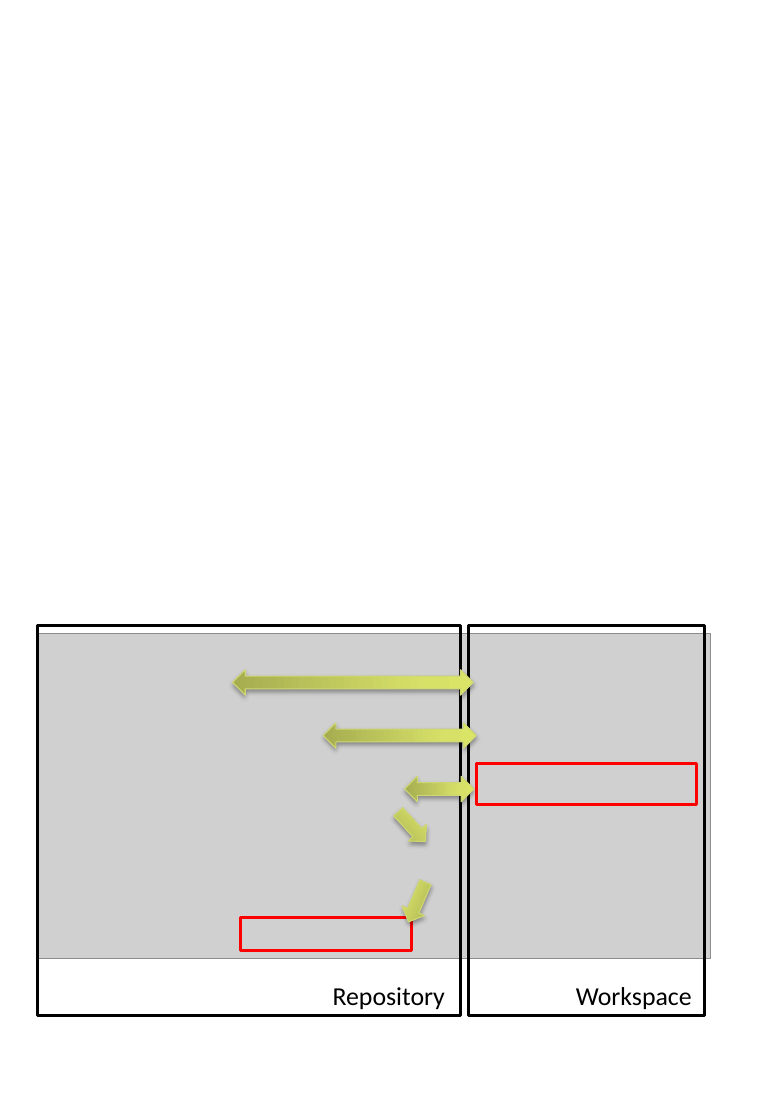
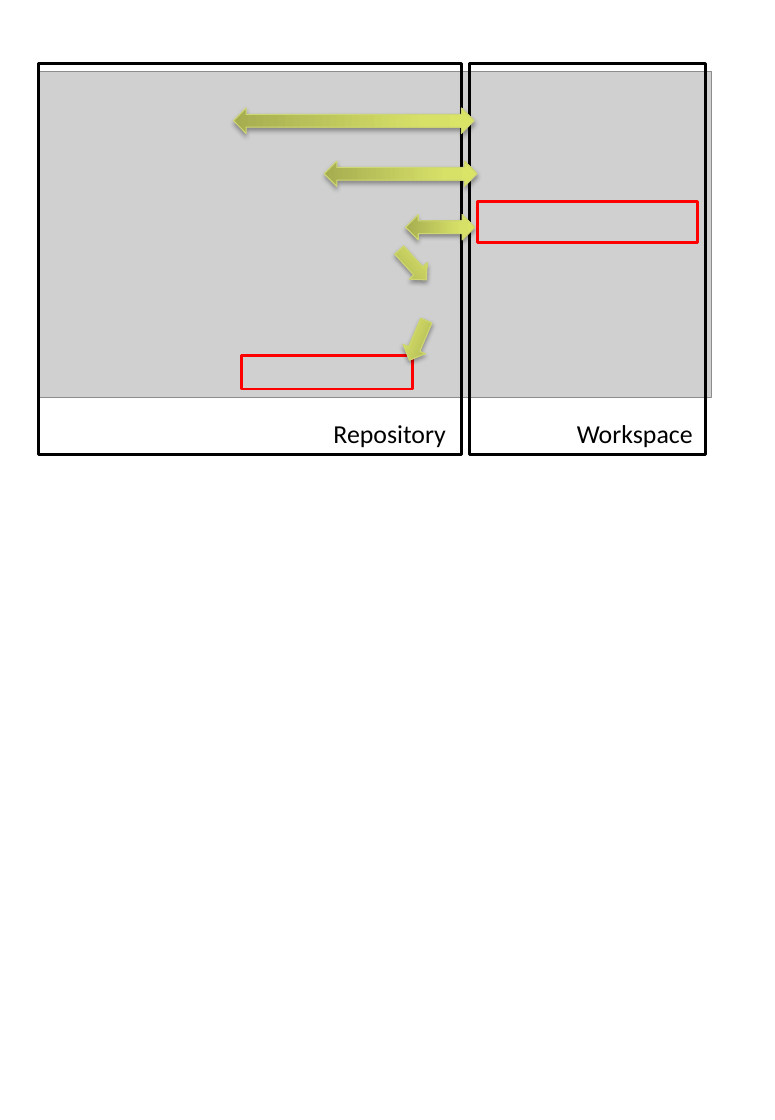
Before and after one commit to donat/incquery-deps, a slide deck: slide 9 of incquery-deps-thesis/visio-diagrams/diagram-source.pptx. Drawn at 775x1120 pixels with LibreOffice and Linux fonts; fonts in the diff are those of the drawing; grey boxes stand for pictures. Boxes give left, top, right and bottom in pixels: in the first picture for what was removed or moved away, otherwise in the second. Text is boxed around its words. In the diff, an @@ line names an element or a change of style, - is before the commit and + after.

```diff
--- a/incquery-deps-thesis/visio-diagrams/diagram-source.pptx
+++ b/incquery-deps-thesis/visio-diagrams/diagram-source.pptx
@@ up down arrow moved from (x1=232, y1=670, x2=473, y2=695) to (x1=234, y1=107, x2=474, y2=133) @@
@@ 3 rectangles, 2 texts, 2 up down arrows, 2 right arrows, 1 picture moved together from (x1=37, y1=625, x2=711, y2=1016) to (x1=38, y1=63, x2=712, y2=454) @@
@@ rectangle moved from (x1=241, y1=918, x2=412, y2=951) to (x1=242, y1=355, x2=413, y2=389) @@
```
Also in this commit, not shown: 2 other files.
